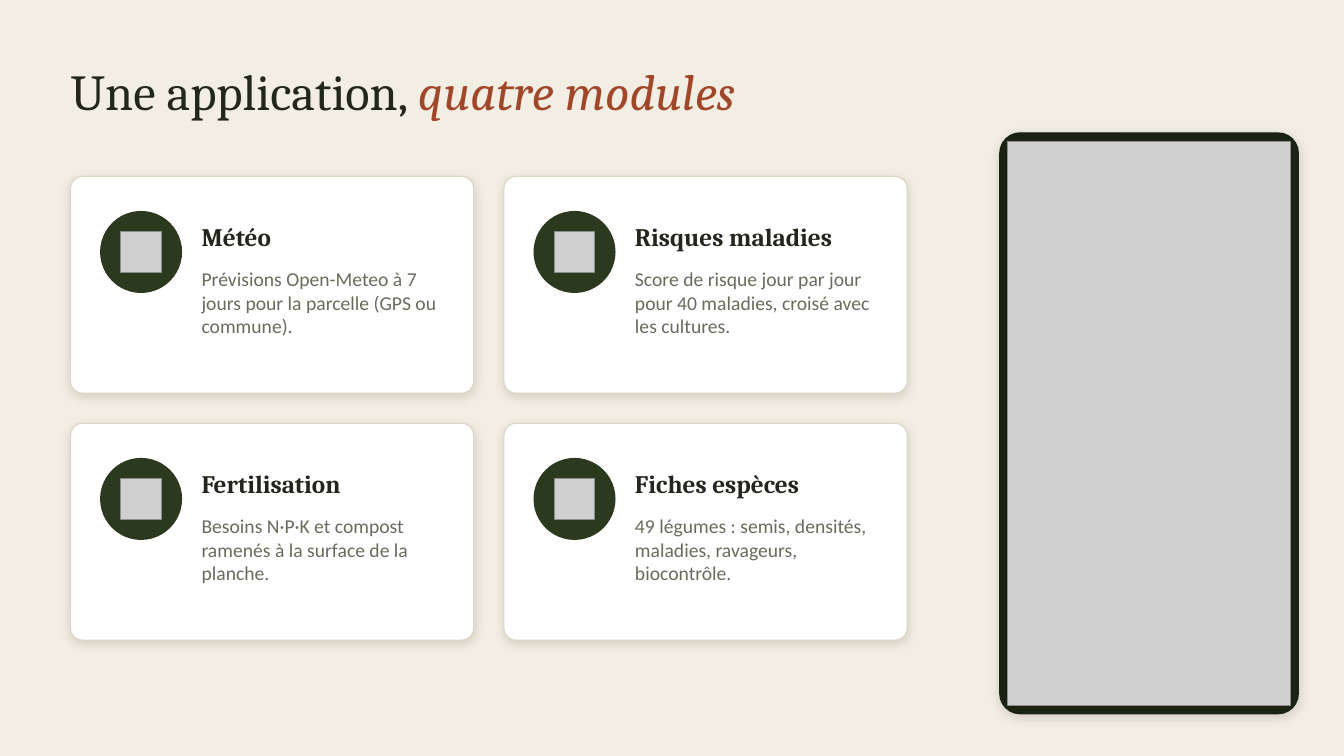
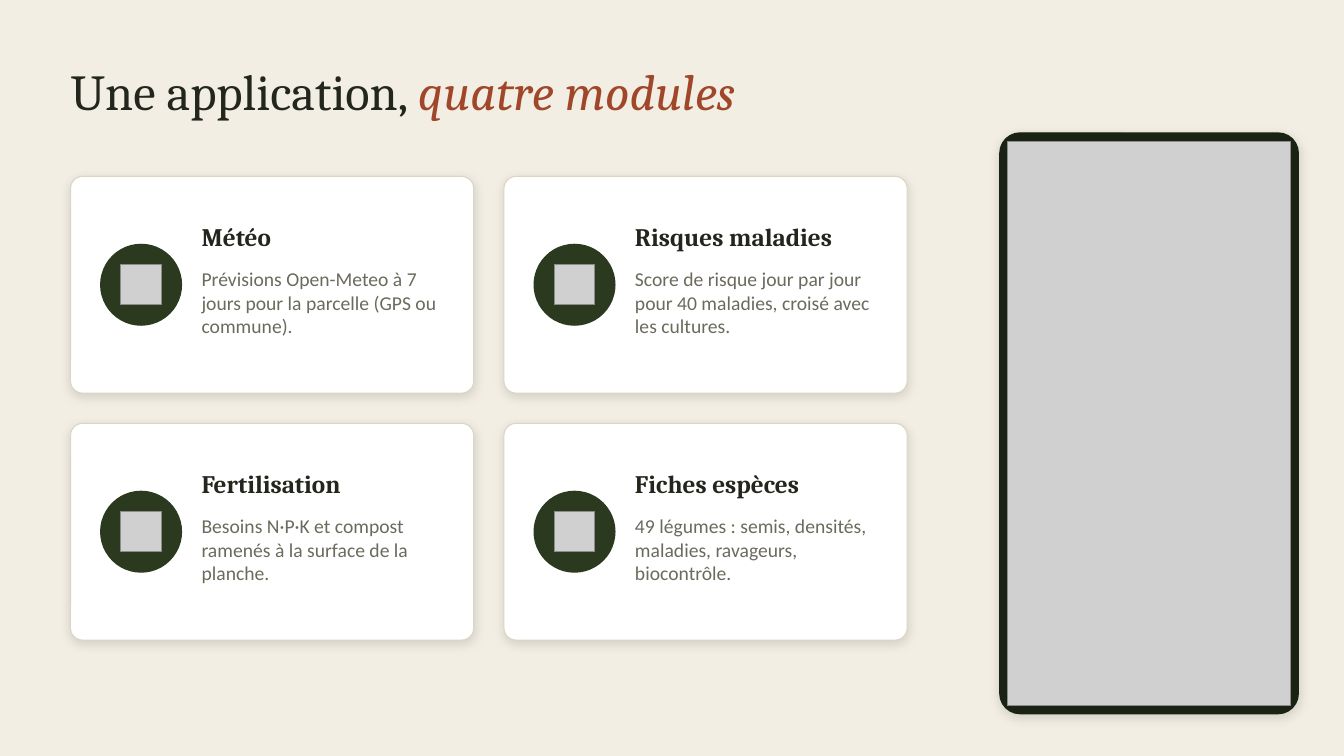
Before and after one commit to elodie24000/meteo-rique-maraichage, a slide deck: slide 3 of presentation/Presentation_outil_maraichage.pptx. Drawn at 1344x756 pixels with LibreOffice and Linux fonts; fonts in the diff are those of the drawing; grey boxes stand for pictures. Boxes give left, top, right and bottom in pixels: in the first picture for what was removed or moved away, otherwise in the second. Text is boxed around its words. In the diff, an @@ line names an element or a change of style, - is before the commit and + after.

```diff
--- a/presentation/Presentation_outil_maraichage.pptx
+++ b/presentation/Presentation_outil_maraichage.pptx
@@ 2 pictures, 2 ellipses: place and size @@
-2 pictures, 2 ellipses at (101, 212, 615, 292)
+2 pictures, 2 ellipses at (101, 244, 615, 325)
@@ 2 pictures, 2 ellipses: place and size @@
-2 pictures, 2 ellipses at (101, 459, 615, 539)
+2 pictures, 2 ellipses at (101, 492, 615, 573)
```
